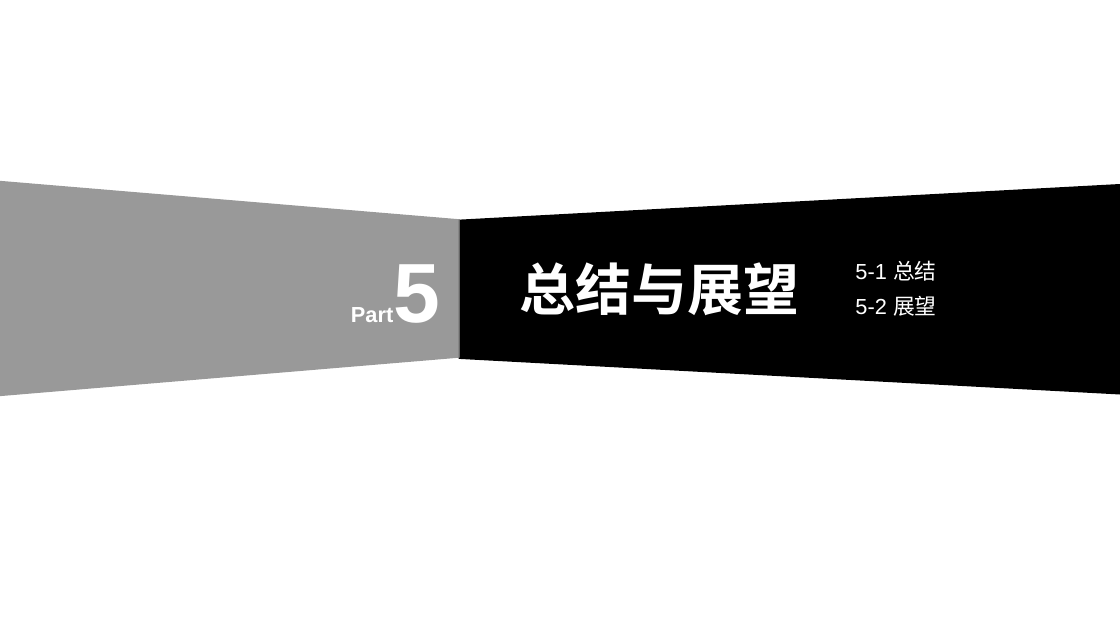
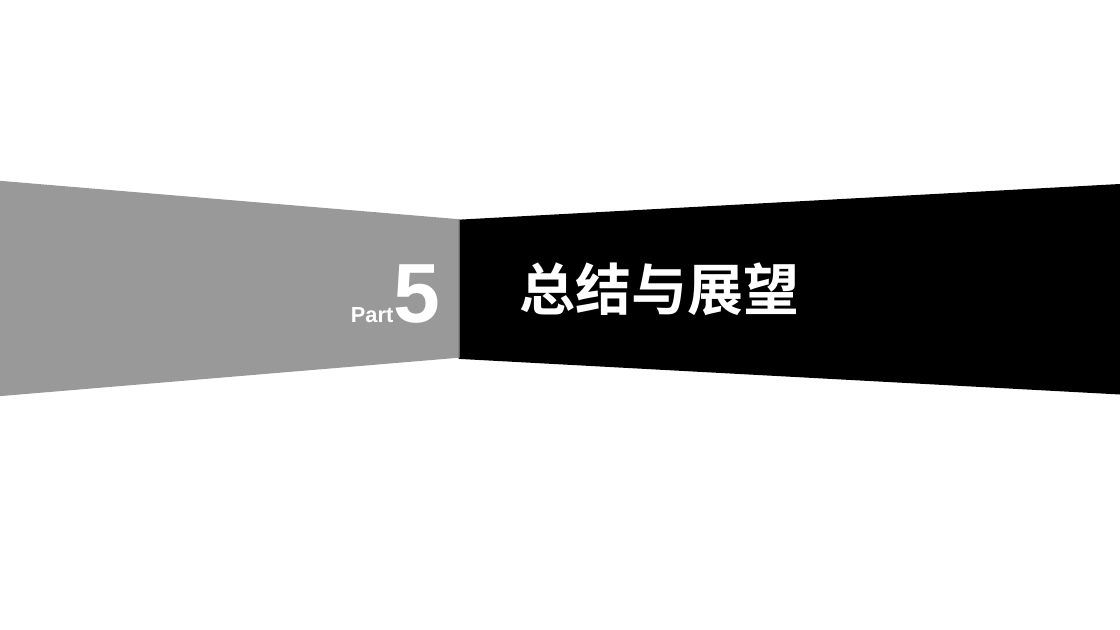
Before and after one commit to weixiao2333/zjuthesis-mphil, a slide deck: slide 27 of 硕士毕业论文答辩PPT.pptx. Drawn at 1120x630 pixels with LibreOffice and Linux fonts; fonts in the diff are those of the drawing. Boxes give left, top, right and bottom in pixels: in the first picture for what was removed or moved away, otherwise in the second. Text is boxed around its words. In the diff, an @@ line names an element or a change of style, - is before the commit and + after.

```diff
--- a/硕士毕业论文答辩PPT.pptx
+++ b/硕士毕业论文答辩PPT.pptx
@@ text removed at (x1=855, y1=260, x2=937, y2=281) @@
-5-1 总结
@@ text removed at (x1=855, y1=296, x2=937, y2=316) @@
-5-2 展望
```
Also in this commit, not shown: 6 other slides changed, 1 other file.
